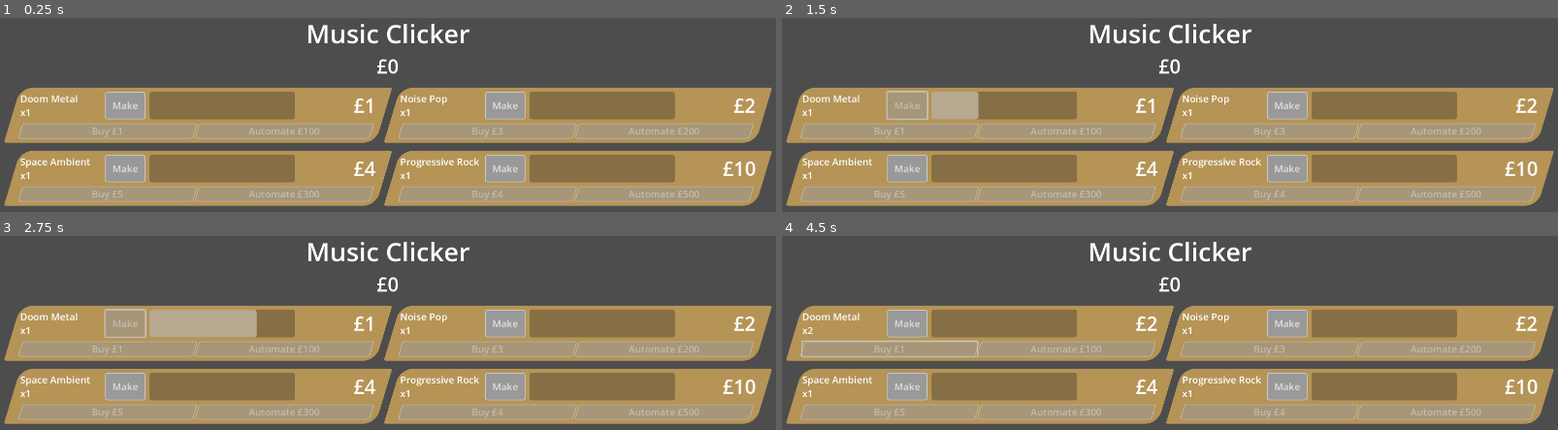
Above: before the commit, frames 1-4 (two rows, left to right).
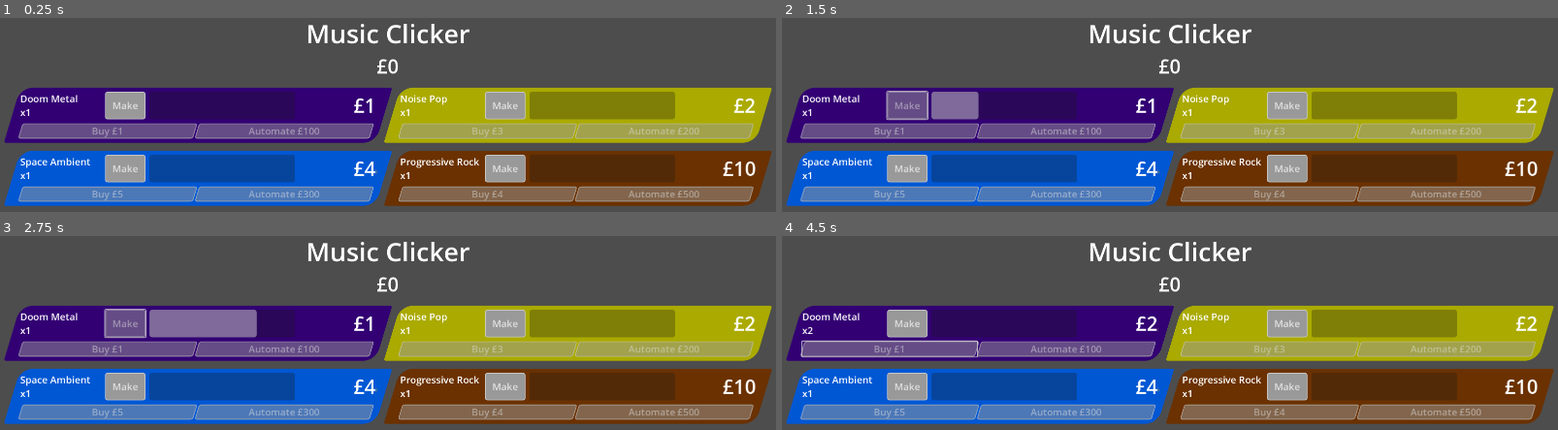
Above: after the commit, the same moments.

Repository: phrasmotica/music-clicker
Game: Godot game, scene res://game.tscn
Two runs of this game, one before a commit and one after it. Both use one fixed random seed, a clock stepped at 60 frames per second and the inputs below.
Inputs (mouse positions are in pixels of both pictures, inside the frame that each line leads up to):
- Up to frame 1 (0.25 s): no input
- Up to frame 2 (1.5 s): click "Make" at 0.5 s; tap Enter at 1.25 s; move the mouse to (1340, 204) at 1.27 s; hold D from 1.28 s (still down); hold Shift from 1.28 s (still down); click (1340, 204) at 1.42 s
- Up to frame 3 (2.75 s): release D at 2 s; release Shift at 2 s; drag from (outside the picture) to (outside the picture) at 2.02 s
- Up to frame 4 (4.5 s): move the mouse to (1247, 348) at 2.77 s; hold D 2.78-3.5 s; tap Z at 2.85 s; drag from (outside the picture) to (937, 377) at 3.52 s; click "Buy £1" at 4.25 s

The runs differ from the first frame. In frame 1, 50% of the frame differs, in the area x 0-100%, y 36-97%; in frame 2, 51%; in frame 3, 51%; in frame 4, 50%.

Commit message:
Set product meter background colour to the colour of its product, if it has one

Diff:
--- a/scenes/game_ui.tscn
+++ b/scenes/game_ui.tscn
@@ -1,8 +1,98 @@
-[gd_scene load_steps=4 format=3 uid="uid://cyoqo21jvvf6k"]
+[gd_scene load_steps=14 format=3 uid="uid://cyoqo21jvvf6k"]
 
 [ext_resource type="Script" uid="uid://blxqq5715fx2x" path="res://scripts/game_ui.gd" id="1_djwj0"]
 [ext_resource type="Theme" uid="uid://dkomyb52bvbhj" path="res://ui_theme.tres" id="1_e0pfi"]
 [ext_resource type="PackedScene" uid="uid://bvhhta3af1hts" path="res://scenes/product_meter.tscn" id="2_e0pfi"]
+
+[sub_resource type="StyleBoxFlat" id="StyleBoxFlat_u001w"]
+resource_local_to_scene = true
+bg_color = Color(0.709696, 0.57952, 0.338334, 1)
+skew = Vector2(0.3, 0)
+corner_radius_top_left = 30
+corner_radius_top_right = 5
+corner_radius_bottom_right = 30
+corner_radius_bottom_left = 5
+
+[sub_resource type="StyleBoxFlat" id="StyleBoxFlat_u2dgd"]
+resource_local_to_scene = true
+bg_color = Color(0.709696, 0.57952, 0.338334, 1)
+skew = Vector2(0.3, 0)
+corner_radius_top_left = 30
+corner_radius_top_right = 5
+corner_radius_bottom_right = 30
+corner_radius_bottom_left = 5
+
+[sub_resource type="StyleBoxFlat" id="StyleBoxFlat_bt76a"]
+resource_local_to_scene = true
+bg_color = Color(0.709696, 0.57952, 0.338334, 1)
+skew = Vector2(0.3, 0)
+corner_radius_top_left = 30
+corner_radius_top_right = 5
+corner_radius_bottom_right = 30
+corner_radius_bottom_left = 5
+
+[sub_resource type="StyleBoxFlat" id="StyleBoxFlat_djwj0"]
+resource_local_to_scene = true
+bg_color = Color(0.709696, 0.57952, 0.338334, 1)
+skew = Vector2(0.3, 0)
+corner_radius_top_left = 30
+corner_radius_top_right = 5
+corner_radius_bottom_right = 30
+corner_radius_bottom_left = 5
+
+[sub_resource type="StyleBoxFlat" id="StyleBoxFlat_e0pfi"]
+resource_local_to_scene = true
+bg_color = Color(0.709696, 0.57952, 0.338334, 1)
+skew = Vector2(0.3, 0)
+corner_radius_top_left = 30
+corner_radius_top_right = 5
+corner_radius_bottom_right = 30
+corner_radius_bottom_left = 5
+
+[sub_resource type="StyleBoxFlat" id="StyleBoxFlat_o3bws"]
+resource_local_to_scene = true
+bg_color = Color(0.709696, 0.57952, 0.338334, 1)
+skew = Vector2(0.3, 0)
+corner_radius_top_left = 30
+corner_radius_top_right = 5
+corner_radius_bottom_right = 30
+corner_radius_bottom_left = 5
+
+[sub_resource type="StyleBoxFlat" id="StyleBoxFlat_3huio"]
+resource_local_to_scene = true
+bg_color = Color(0.709696, 0.57952, 0.338334, 1)
+skew = Vector2(0.3, 0)
+corner_radius_top_left = 30
+corner_radius_top_right = 5
+corner_radius_bottom_right = 30
+corner_radius_bottom_left = 5
+
+[sub_resource type="StyleBoxFlat" id="StyleBoxFlat_sjwyb"]
+resource_local_to_scene = true
+bg_color = Color(0.709696, 0.57952, 0.338334, 1)
+skew = Vector2(0.3, 0)
+corner_radius_top_left = 30
+corner_radius_top_right = 5
+corner_radius_bottom_right = 30
+corner_radius_bottom_left = 5
+
+[sub_resource type="StyleBoxFlat" id="StyleBoxFlat_5kh4o"]
+resource_local_to_scene = true
+bg_color = Color(0.709696, 0.57952, 0.338334, 1)
+skew = Vector2(0.3, 0)
+corner_radius_top_left = 30
+corner_radius_top_right = 5
+corner_radius_bottom_right = 30
+corner_radius_bottom_left = 5
+
+[sub_resource type="StyleBoxFlat" id="StyleBoxFlat_s2npe"]
+resource_local_to_scene = true
+bg_color = Color(0.709696, 0.57952, 0.338334, 1)
+skew = Vector2(0.3, 0)
+corner_radius_top_left = 30
+corner_radius_top_right = 5
+corner_radius_bottom_right = 30
+corner_radius_bottom_left = 5
 
 [node name="GameUI" type="MarginContainer"]
 custom_minimum_size = Vector2(1920, 1080)
@@ -44,30 +134,40 @@
 
 [node name="ProductMeter0" parent="VBoxContainer/ProductMeterParent" instance=ExtResource("2_e0pfi")]
 layout_mode = 2
+theme_override_styles/panel = SubResource("StyleBoxFlat_u001w")
 
 [node name="ProductMeter1" parent="VBoxContainer/ProductMeterParent" instance=ExtResource("2_e0pfi")]
 layout_mode = 2
+theme_override_styles/panel = SubResource("StyleBoxFlat_u2dgd")
 
 [node name="ProductMeter2" parent="VBoxContainer/ProductMeterParent" instance=ExtResource("2_e0pfi")]
 layout_mode = 2
+theme_override_styles/panel = SubResource("StyleBoxFlat_bt76a")
 
 [node name="ProductMeter3" parent="VBoxContainer/ProductMeterParent" instance=ExtResource("2_e0pfi")]
 layout_mode = 2
+theme_override_styles/panel = SubResource("StyleBoxFlat_djwj0")
 
 [node name="ProductMeter4" parent="VBoxContainer/ProductMeterParent" instance=ExtResource("2_e0pfi")]
 layout_mode = 2
+theme_override_styles/panel = SubResource("StyleBoxFlat_e0pfi")
 
 [node name="ProductMeter5" parent="VBoxContainer/ProductMeterParent" instance=ExtResource("2_e0pfi")]
 layout_mode = 2
+theme_override_styles/panel = SubResource("StyleBoxFlat_o3bws")
 
 [node name="ProductMeter6" parent="VBoxContainer/ProductMeterParent" instance=ExtResource("2_e0pfi")]
 layout_mode = 2
+theme_override_styles/panel = SubResource("StyleBoxFlat_3huio")
 
 [node name="ProductMeter7" parent="VBoxContainer/ProductMeterParent" instance=ExtResource("2_e0pfi")]
 layout_mode = 2
+theme_override_styles/panel = SubResource("StyleBoxFlat_sjwyb")
 
 [node name="ProductMeter8" parent="VBoxContainer/ProductMeterParent" instance=ExtResource("2_e0pfi")]
 layout_mode = 2
+theme_override_styles/panel = SubResource("StyleBoxFlat_5kh4o")
 
 [node name="ProductMeter9" parent="VBoxContainer/ProductMeterParent" instance=ExtResource("2_e0pfi")]
 layout_mode = 2
+theme_override_styles/panel = SubResource("StyleBoxFlat_s2npe")
--- a/scenes/product_meter.tscn
+++ b/scenes/product_meter.tscn
@@ -1,8 +1,20 @@
-[gd_scene load_steps=4 format=3 uid="uid://bvhhta3af1hts"]
+[gd_scene load_steps=7 format=3 uid="uid://bvhhta3af1hts"]
 
 [ext_resource type="Theme" uid="uid://dkomyb52bvbhj" path="res://ui_theme.tres" id="1_ygrlx"]
 [ext_resource type="Script" uid="uid://bi4d6ylh4sgrp" path="res://scripts/product_meter.gd" id="1_ynjkp"]
+[ext_resource type="StyleBox" uid="uid://ccr1mhrm5bndo" path="res://theme/panel_product_meter_panel.tres" id="2_foft7"]
 [ext_resource type="PackedScene" uid="uid://c4chg6lkm2hr7" path="res://scenes/highlightable_text.tscn" id="3_yex1k"]
+[ext_resource type="Shader" uid="uid://d023wmok0gahg" path="res://shaders/text_outline_sweep_h.gdshader" id="4_n2ble"]
+
+[sub_resource type="ShaderMaterial" id="ShaderMaterial_foft7"]
+resource_local_to_scene = true
+shader = ExtResource("4_n2ble")
+shader_parameter/rect_size = Vector2(52, 65)
+shader_parameter/key_colour = Color(0, 0, 0, 1)
+shader_parameter/highlight_colour = Color(1, 0.784314, 0, 1)
+shader_parameter/tolerance = 1.0
+shader_parameter/steepness = 4.0
+shader_parameter/progress = 1.00958
 
 [node name="ProductMeter" type="PanelContainer"]
 offset_right = 860.0
@@ -10,7 +22,9 @@
 size_flags_horizontal = 3
 theme = ExtResource("1_ygrlx")
 theme_type_variation = &"ProductMeterPanel"
+theme_override_styles/panel = ExtResource("2_foft7")
 script = ExtResource("1_ynjkp")
+background_colour = Color(0.709696, 0.57952, 0.338334, 1)
 
 [node name="MarginContainer" type="MarginContainer" parent="."]
 layout_mode = 2
@@ -72,6 +86,7 @@
 
 [node name="RewardLabel" parent="MarginContainer/VBoxContainer/ProductionControls/HBoxContainer" instance=ExtResource("3_yex1k")]
 unique_name_in_owner = true
+material = SubResource("ShaderMaterial_foft7")
 layout_mode = 2
 text = "£0"
 duration = 0.5
--- a/scripts/product_meter.gd
+++ b/scripts/product_meter.gd
@@ -55,13 +55,22 @@
 @onready
 var automate_button: Button = %AutomateButton
 
+@onready
+var panel_style_box: StyleBoxFlat = preload("res://theme/panel_product_meter_panel.tres")
+
 var _is_making := false
+var _local_panel_style_box: StyleBoxFlat
 
 signal buy_product(product: Product, cost: int)
 signal made_product(reward: int)
 signal automate_product(product: Product)
 
-func _ready():
+func _ready() -> void:
+	if panel_style_box:
+		_local_panel_style_box = panel_style_box.duplicate()
+
+		add_theme_stylebox_override("panel", _local_panel_style_box)
+
 	_refresh()
 
 	reset_progress()
@@ -124,6 +133,9 @@
 	progress_bar.value = 0
 
 func _refresh() -> void:
+	if _local_panel_style_box:
+		_local_panel_style_box.bg_color = _get_bg_colour()
+
 	if name_label:
 		if product and product.product_name.length() > 0:
 			name_label.text = product.product_name
@@ -164,6 +176,9 @@
 	if automate_button:
 		automate_button.disabled = true
 
+func _get_bg_colour() -> Color:
+	return product.colour if product else panel_style_box.bg_color
+
 func _get_reward() -> int:
 	if not product:
 		return 0
